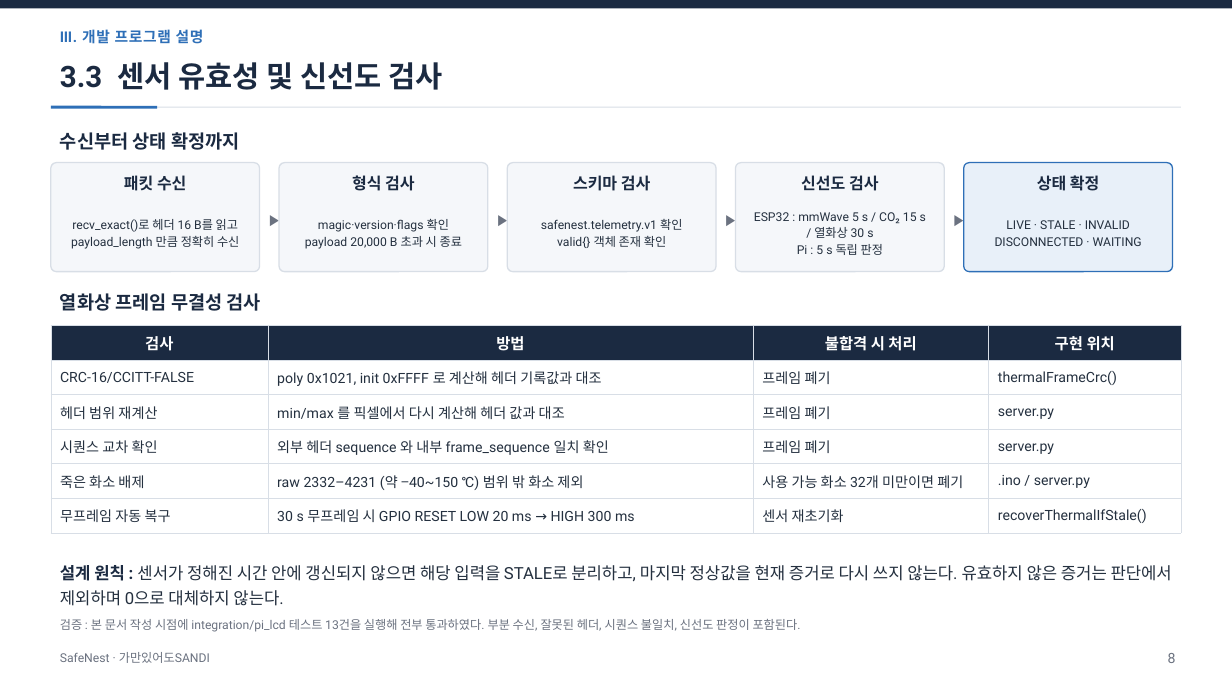
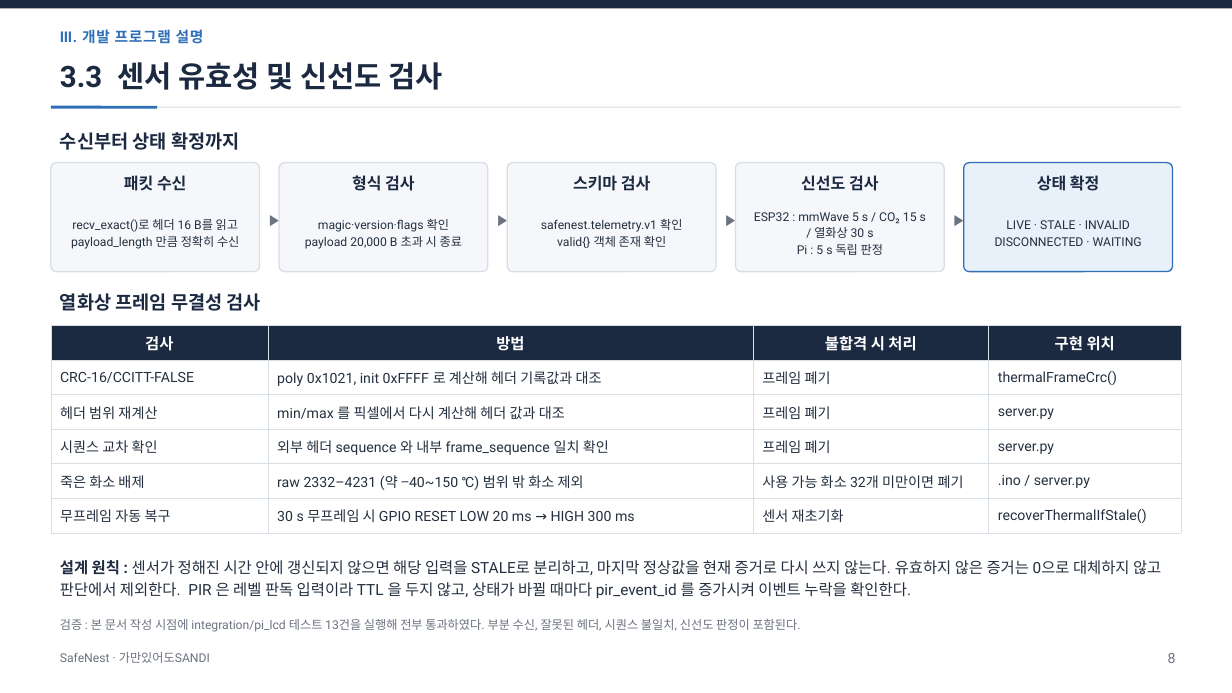
Before and after one commit to jinsu1011/safenest-embedded-competition, a slide deck: slide 9 of final-report/2026ESWContest_자유공모_가만있어도SANDI_개발완료보고서.pptx. Drawn at 1232x693 pixels with LibreOffice and Linux fonts; fonts in the diff are those of the drawing. Boxes give left, top, right and bottom in pixels: in the first picture for what was removed or moved away, otherwise in the second. Text is boxed around its words. In the diff, an @@ line names an element or a change of style, - is before the commit and + after.

```diff
--- a/final-report/2026ESWContest_자유공모_가만있어도SANDI_개발완료보고서.pptx
+++ b/final-report/2026ESWContest_자유공모_가만있어도SANDI_개발완료보고서.pptx
@@ text at box(60, 560, 1161, 598): text changed; size 13 to 12 pt @@
-설계 원칙 : 센서가 정해진 시간 안에 갱신되지 않으면 해당 입력을 STALE로 분리하고, 마지막 정상값을 현재 증거로 다시 쓰지 않는다. 유효하지 않은 증거는 판단에서 제외하며 0으로 대체하지 않는다.
+설계 원칙 : 센서가 정해진 시간 안에 갱신되지 않으면 해당 입력을 STALE로 분리하고, 마지막 정상값을 현재 증거로 다시 쓰지 않는다. 유효하지 않은 증거는 0으로 대체하지 않고 판단에서 제외한다. PIR 은 레벨 판독 입력이라 TTL 을 두지 않고, 상태가 바뀔 때마다 pir_event_id 를 증가시켜 이벤트 누락을 확인한다.
```
Also in this commit, not shown: 3 other slides changed, 6 other files.
